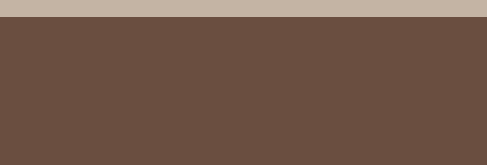
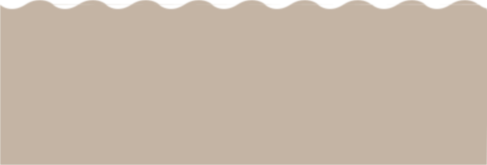
Layered file, before and after one edit (487 x 165). Changes by layer:
hid "Layer 2" over [0, 17, 487, 165]
painted on "Layer 1" over [0, 0, 487, 165]
painted on "Layer 0" over [0, 0, 487, 165]
